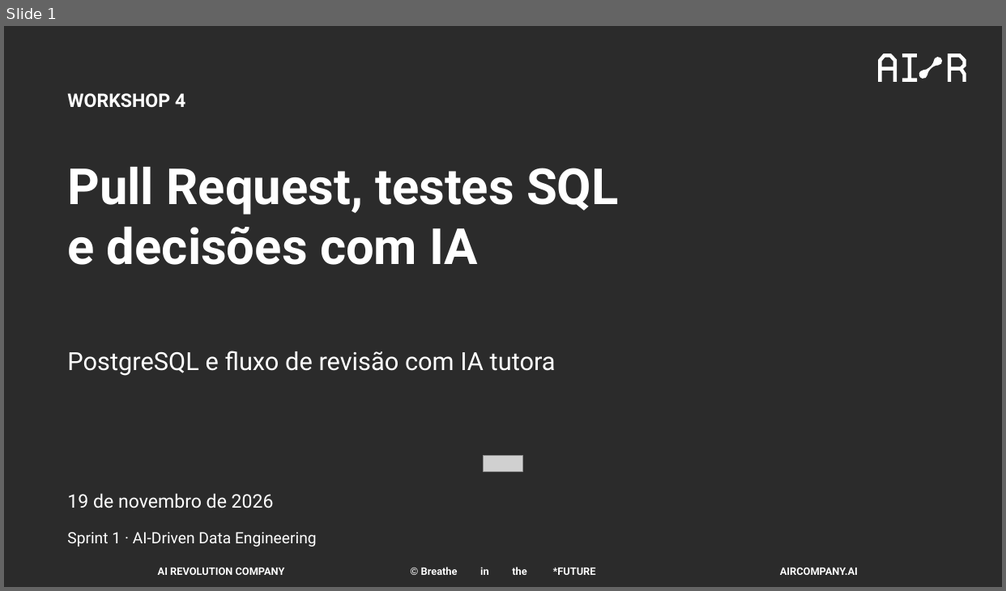
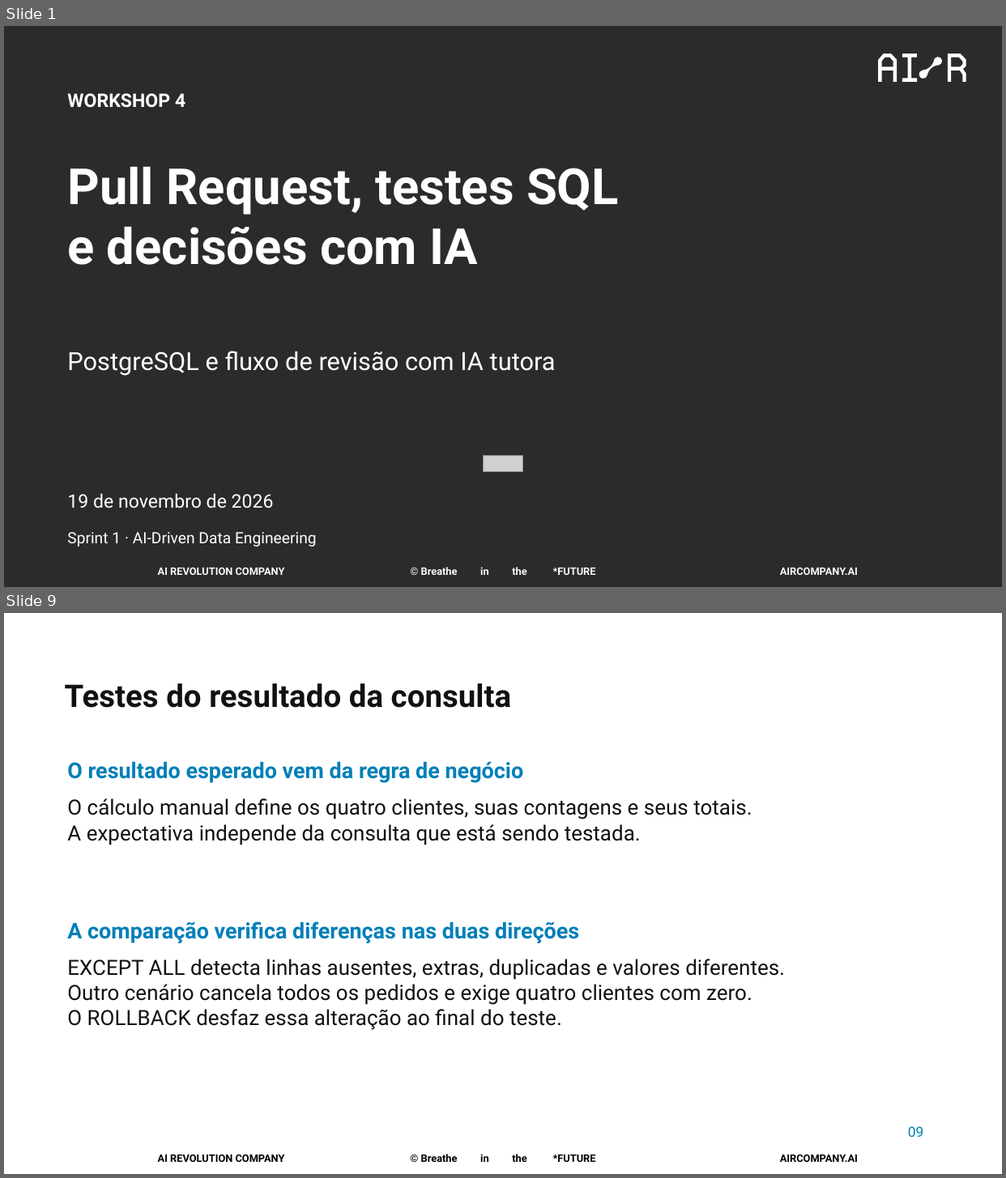
Before and after one commit to pedropalmieri/workshop4-pr-sql-ia, a slide deck: materiais/Workshop4-19nov2026.pptx. Shown one above the other, each under a label of ours: slide 1 before the commit, slides 1 and 9 after it; the slides between them are not shown. The pictures are 1006x591 and 1006x1178 pixels, drawn with LibreOffice and Linux fonts; fonts in the diff are those of the drawing; grey boxes stand for pictures; background and template pictures are left out; a plain dark background stands for a picture behind light text. Boxes give left, top, right and bottom in pixels: in the first picture for what was removed or moved away, otherwise in the second. Text is boxed around its words. In the diff, an @@ line names an element or a change of style, - is before the commit and + after.

```diff
--- a/materiais/Workshop4-19nov2026.pptx
+++ b/materiais/Workshop4-19nov2026.pptx
@@ slide 9 added at box(4, 613, 1002, 1174), background #FFFFFF; not listed: 3 template elements that a slide beside it also shows @@
@@ text added at box(65, 683, 512, 708), 30 pt, text #111111, bold @@
+Testes do resultado da consulta
@@ text added at box(67, 761, 524, 783), 21 pt, text #007FB8, bold @@
+O resultado esperado vem da regra de negócio
@@ text added at box(67, 798, 752, 845), 20.2 pt, text #111111 @@
+O cálculo manual define os quatro clientes, suas contagens e seus totais.
+A expectativa independe da consulta que está sendo testada.
@@ text added at box(67, 922, 579, 943), 21 pt, text #007FB8, bold @@
+A comparação verifica diferenças nas duas direções
@@ text added at box(67, 959, 785, 1030), 20.2 pt, text #111111 @@
+EXCEPT ALL detecta linhas ausentes, extras, duplicadas e valores diferentes.
+Outro cenário cancela todos os pedidos e exige quatro clientes com zero.
+O ROLLBACK desfaz essa alteração ao final do teste.
@@ text added at box(908, 1127, 923, 1137), 13.5 pt, text #007FB8 @@
+09
```
Also in this commit, not shown: 7 slides changed, 6 other slides added, 7 slides removed.
